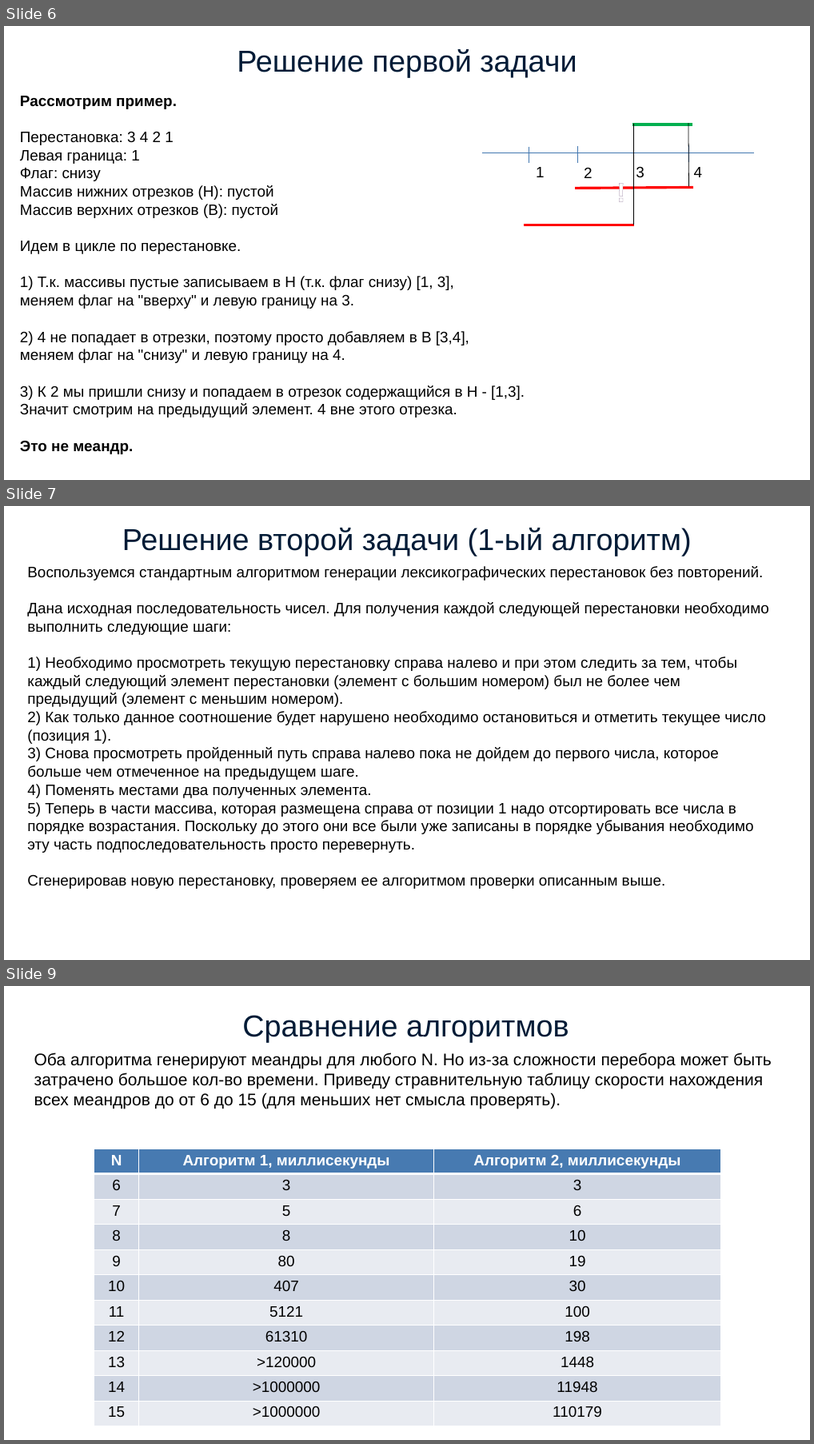
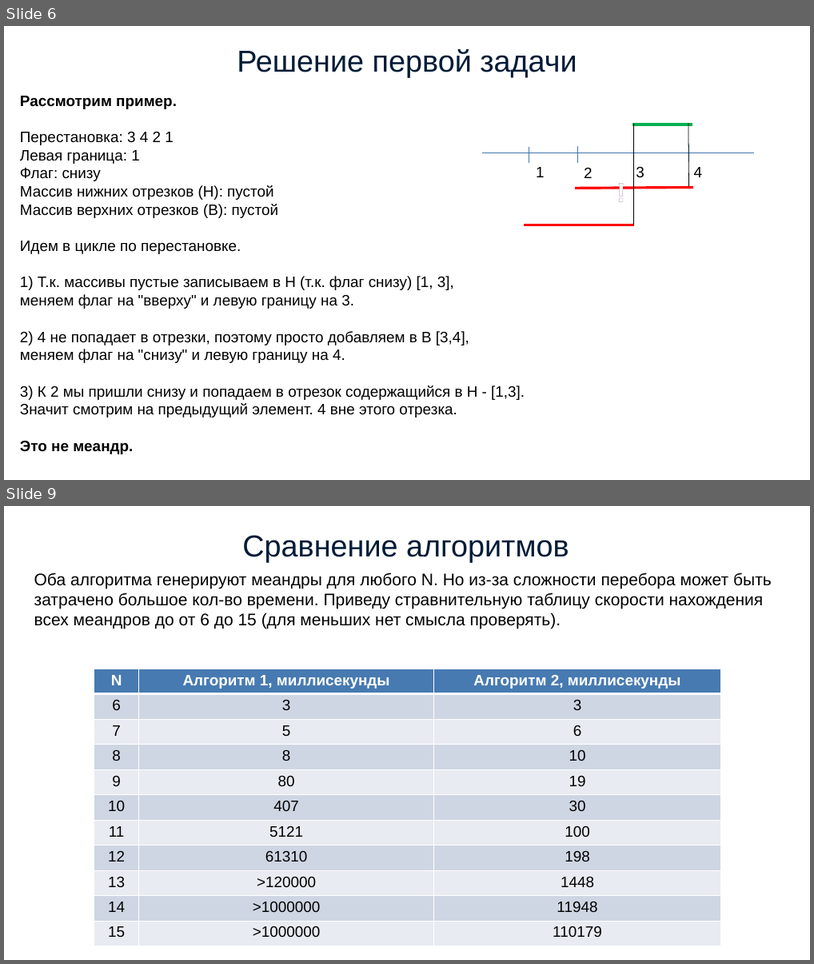
Before and after one commit to simonvar/Meanders, a slide deck: documents/presentation.pptx. Shown one above the other, each under a label of ours: slides 6, 7 and 9 before the commit, slides 6 and 9 after it; the slides between them are not shown. The pictures are 814x1444 and 814x964 pixels, drawn with LibreOffice and Linux fonts; fonts in the diff are those of the drawing. Boxes give left, top, right and bottom in pixels: in the first picture for what was removed or moved away, otherwise in the second. Text is boxed around its words. In the diff, an @@ line names an element or a change of style, - is before the commit and + after.

```diff
--- a/documents/presentation.pptx
+++ b/documents/presentation.pptx
@@ slide 7 removed at (x1=4, y1=506, x2=810, y2=960), background #FFFFFF @@
@@ title removed at (x1=122, y1=528, x2=692, y2=556) @@
-Решение второй задачи (1-ый алгоритм)
@@ text removed at (x1=27, y1=566, x2=770, y2=888) @@
-Воспользуемся стандартным алгоритмом генерации лексикографических перестановок без повторений.
-Дана исходная последовательность чисел. Для получения каждой следующей перестановки необходимо выполнить следующие шаги:
-1) Необходимо просмотреть текущую перестановку справа налево и при этом следить за тем, чтобы каждый следующий элемент перестановки (элемент с большим номером) был не более чем предыдущий (элемент с меньшим номером).
-2) Как только данное соотношение будет нарушено необходимо остановиться и отметить текущее число (позиция 1).
-3) Снова просмотреть пройденный путь справа налево пока не дойдем до первого числа, которое больше чем отмеченное на предыдущем шаге.
-4) Поменять местами два полученных элемента.
-5) Теперь в части массива, которая размещена справа от позиции 1 надо отсортировать все числа в порядке возрастания. Поскольку до этого они все были уже записаны в порядке убывания необходимо эту часть подпоследовательность просто перевернуть.
-Сгенерировав новую перестановку, проверяем ее алгоритмом проверки описанным выше.
```
Also in this commit, not shown: 3 slides changed, 2 slides added, 1 other slide removed, 1 other file.
